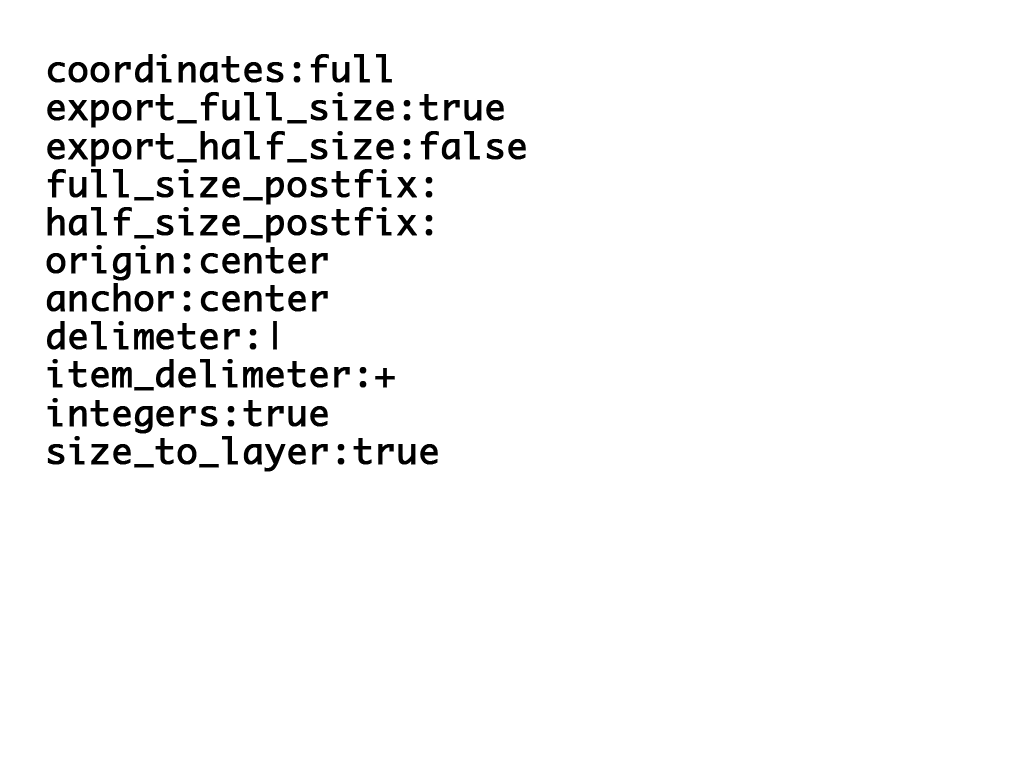
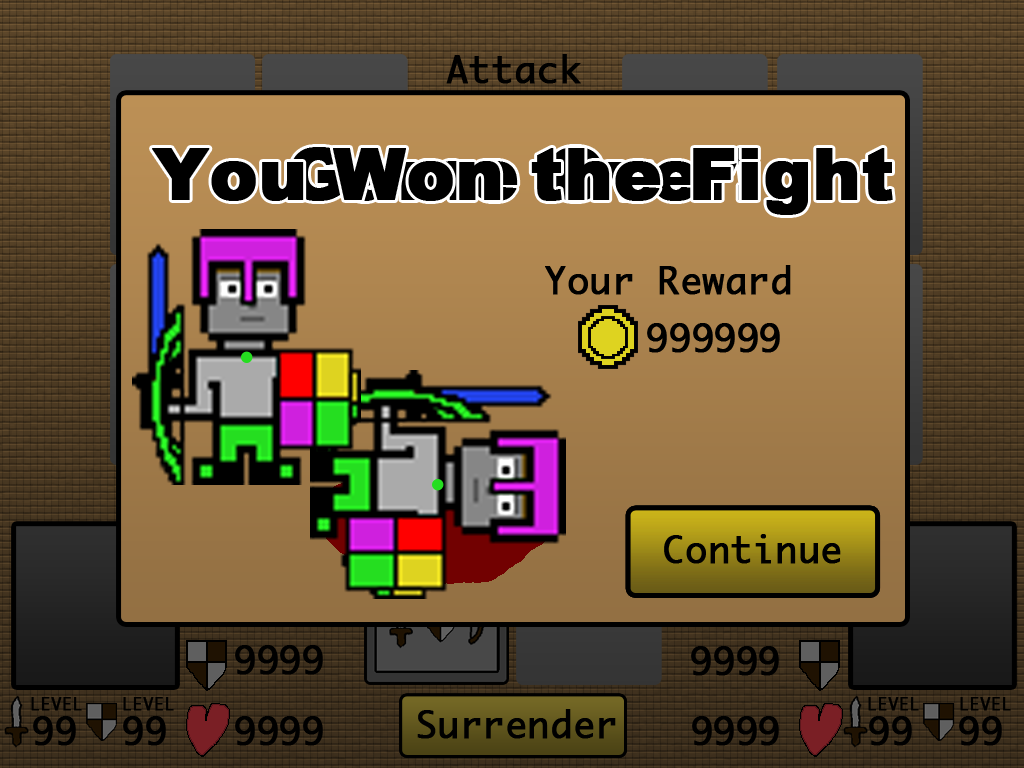
Comparing the layer stacks of the two 1024px x 768px images. Changes:
hid "options" over bbox(46, 54, 526, 472)
hid "guide options" over bbox(0, 0, 1024, 768)
removed layer "title anchor" from group "non bg" over bbox(509, 168, 522, 180)
